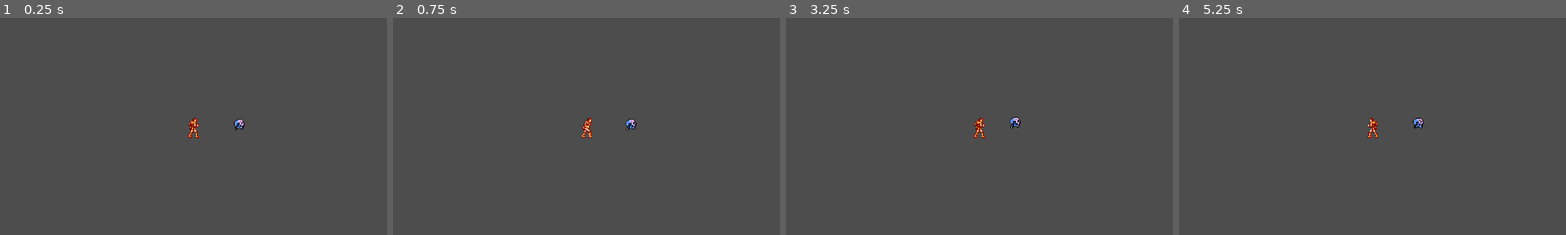
Above: before the commit, frames 1-4 (left to right).
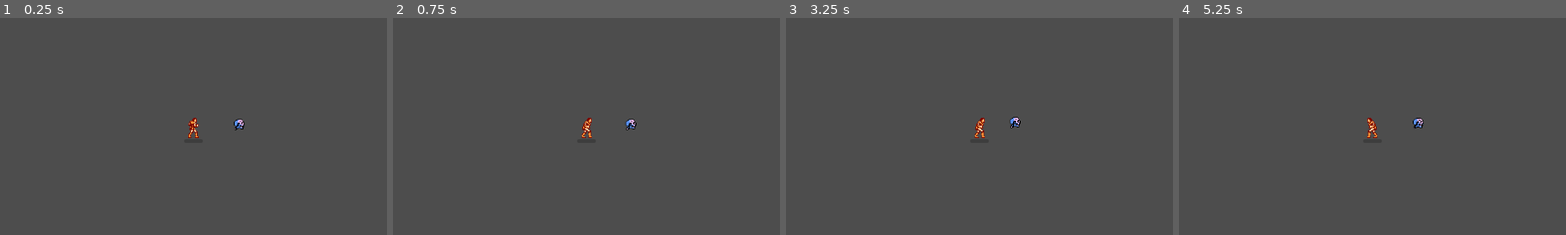
Above: after the commit, the same moments.

Repository: FishingDonut/killer_vampire
Game: Godot game, scene res://Prefabs/main.tscn
Same seed, same stepped clock (60 frames per second), same inputs: the game is played once before the commit and once after it. The project has no main scene, so this scene is started directly.
Inputs:
- Up to frame 1 (0.25 s): no input
- Up to frame 2 (0.75 s): tap Enter at 0.5 s; hold Right (ui_right) from 0.53 s (still down)
- Up to frame 3 (3.25 s): tap Space at 1.25, 2.75 s; release Right (ui_right) at 1.28 s; hold Down (ui_down) 1.28-2.03 s; tap Enter at 2 s; hold Right (ui_right) 2.03-2.78 s; hold Up (ui_up) from 2.78 s (still down)
- Up to frame 4 (5.25 s): tap Enter at 3.5 s; release Up (ui_up) at 3.53 s; hold Left (ui_left) 3.53-5.03 s; hold Down (ui_down) from 5.03 s (still down)
The pictures show only the part of the screen within x 25-75%, y 25-75%; the shares and areas given below are measured in that part.

The runs differ from the first frame. In frame 3, 0.1% of the frame differs, in the area x 48-52%, y 45-56%; in frame 4, 0.1%.

Commit message:
update animation state machine

Diff:
--- a/Prefabs/player.tscn
+++ b/Prefabs/player.tscn
@@ -290,8 +290,10 @@
 }
 
 [sub_resource type="RectangleShape2D" id="RectangleShape2D_qx3dn"]
+size = Vector2(15, 12)
 
 [node name="Player" type="CharacterBody2D"]
+collision_mask = 2
 script = ExtResource("1_6lx1n")
 
 [node name="Sprite" type="Sprite2D" parent="."]
@@ -303,7 +305,7 @@
 }
 
 [node name="CollisionBody" type="CollisionShape2D" parent="."]
-visible = false
+position = Vector2(-0.5, 9)
 shape = SubResource("RectangleShape2D_qx3dn")
 
 [node name="HurtBox" type="Area2D" parent="."]
@@ -311,19 +313,32 @@
 [node name="CollisionHurt" type="CollisionShape2D" parent="HurtBox"]
 visible = false
 shape = SubResource("RectangleShape2D_qx3dn")
+debug_color = Color(0.862745, 0, 0.203922, 0.419608)
 
 [node name="RemoteCamera" type="RemoteTransform2D" parent="."]
 
-[node name="StateMachine" type="Node" parent="." node_paths=PackedStringArray("player", "current_state", "anim")]
+[node name="StateMachine" type="Node" parent="." node_paths=PackedStringArray("player", "current_state")]
 script = ExtResource("7_eg4bk")
 player = NodePath("..")
 current_state = NodePath("idle")
-anim = NodePath("../Anim")
-
-[node name="idle" type="Node" parent="StateMachine" node_paths=PackedStringArray("player")]
+
+[node name="idle" type="Node" parent="StateMachine" node_paths=PackedStringArray("player", "anim")]
 script = ExtResource("8_1aaeg")
 player = NodePath("../..")
-
-[node name="walking" type="Node" parent="StateMachine" node_paths=PackedStringArray("player")]
+anim = NodePath("../../Anim")
+
+[node name="walking" type="Node" parent="StateMachine" node_paths=PackedStringArray("player", "anim")]
 script = ExtResource("9_fsxvr")
 player = NodePath("../..")
+anim = NodePath("../../Anim")
+
+[node name="death" type="Node" parent="StateMachine"]
+
+[node name="ProgressBar" type="ProgressBar" parent="."]
+offset_left = -14.0
+offset_top = 17.0
+offset_right = 14.0
+offset_bottom = 22.0
+theme_override_colors/font_color = Color(0, 0, 0, 1)
+theme_override_colors/font_outline_color = Color(0, 0, 0, 1)
+show_percentage = false
--- a/Scripts/States/idleState.gd
+++ b/Scripts/States/idleState.gd
@@ -2,6 +2,12 @@
 extends State
 
 @export var player: CharacterBody2D
+@export var anim: AnimationPlayer
+
+var state_name: String = "idle"
+
+func Enter() -> void:
+	anim.play(state_name)
 
 func Physics_update(_delta) -> void:
 	if player.velocity != Vector2.ZERO:
--- a/Scripts/States/state_machine.gd
+++ b/Scripts/States/state_machine.gd
@@ -3,7 +3,6 @@
 
 @export var player: CharacterBody2D
 @export var current_state: State
-@export var anim: AnimationPlayer
 
 var states: Dictionary = {}
 
@@ -41,5 +40,4 @@
 
 
 func _physics_process(delta):
-	anim.play(current_state.name)
 	current_state.Physics_update(delta)
--- a/Scripts/States/walkingState.gd
+++ b/Scripts/States/walkingState.gd
@@ -2,6 +2,12 @@
 extends State
 
 @export var player: CharacterBody2D
+@export var anim: AnimationPlayer
+
+var state_name: String = "walking"
+
+func Enter() -> void:
+	anim.play(state_name)
 
 func Physics_update(_delta) -> void:
 	if player.velocity == Vector2.ZERO:
